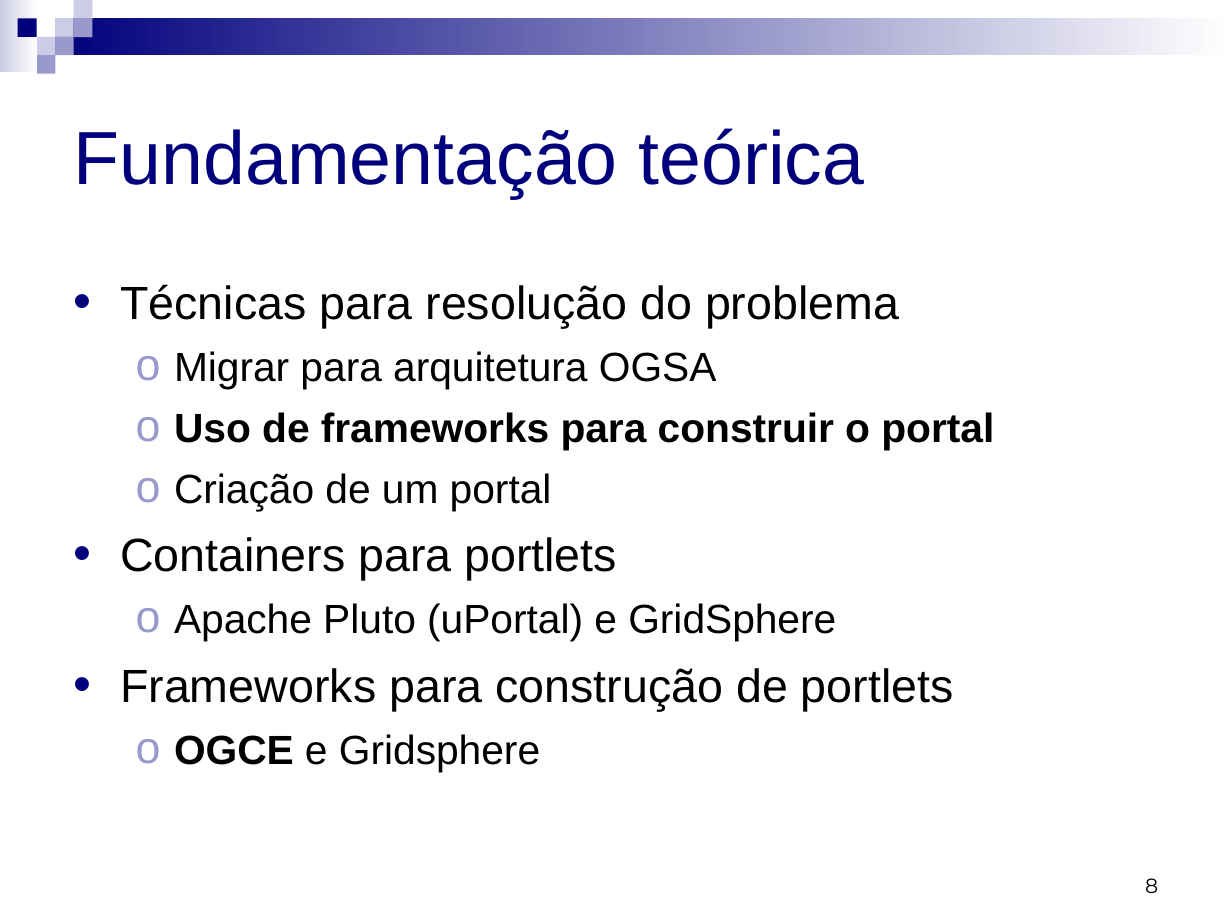
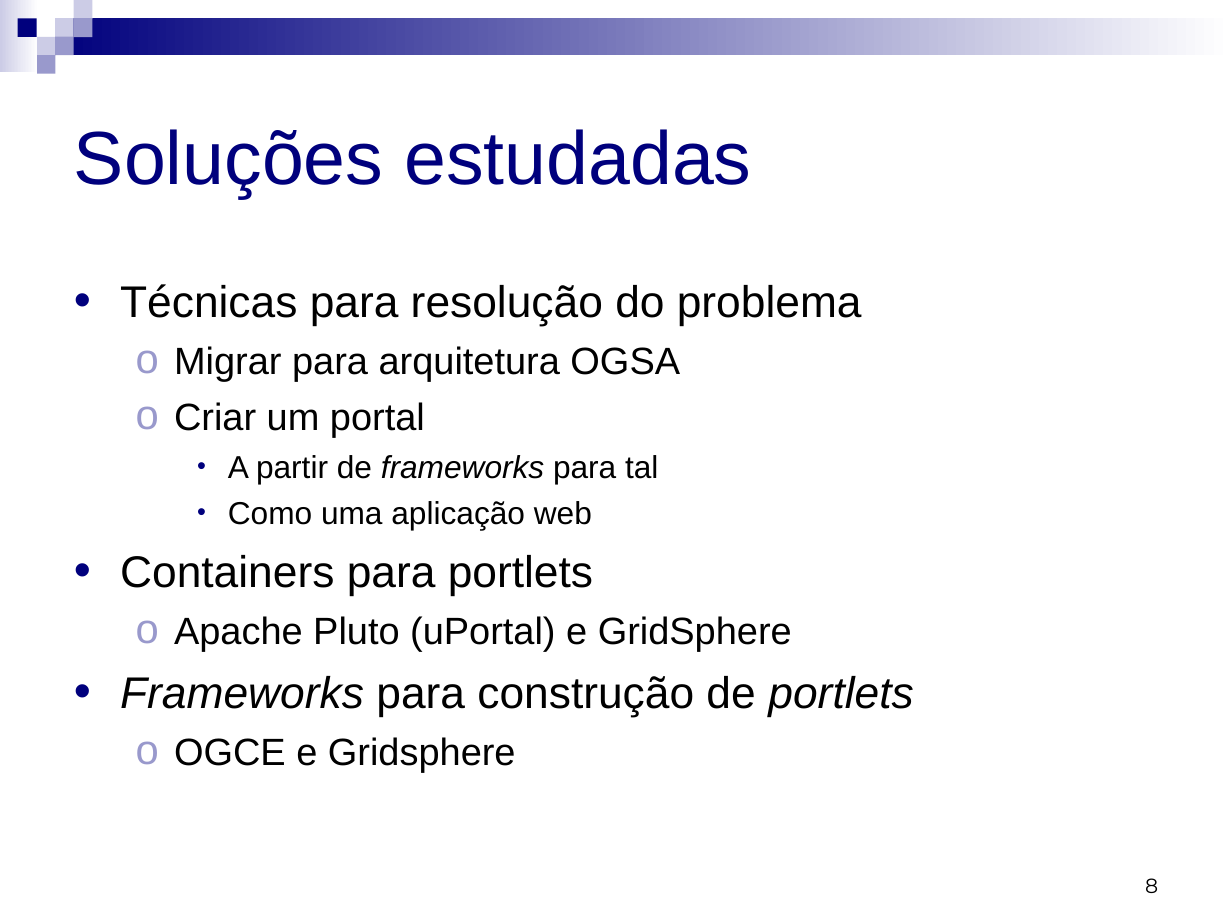
Before and after one commit to micheldavid/tcc-michel, a slide deck: slide 8 of Apresentação/Michel David da Costa - Apresentação.ppt. Drawn at 1232x924 pixels with LibreOffice and Linux fonts; fonts in the diff are those of the drawing. Boxes give left, top, right and bottom in pixels: in the first picture for what was removed or moved away, otherwise in the second. Text is boxed around its words. In the diff, an @@ line names an element or a change of style, - is before the commit and + after.

```diff
--- a/Apresentação/Michel David da Costa - Apresentação.ppt
+++ b/Apresentação/Michel David da Costa - Apresentação.ppt
@@ title at (74, 129, 751, 198): text changed @@
-Fundamentação teórica
+Soluções estudadas
@@ text at (120, 284, 913, 772): size 27.2 to 25.9 pt in "Técnicas para resolução do problema", "Containers para portlets", "Frameworks para construção de portlets"; size 23.8 to 22.2 pt in "Migrar para arquitetura OGSA", "Apache Pluto (uPortal) e GridSphere", "OGCE e Gridsphere"; italic on in "Frameworks portlets"; bold off in "OGCE"; less space between paragraphs @@
@@ text at (174, 402, 658, 530): text changed; size 23.8 to 18.5 pt; bold off @@
-  ο Uso de frameworks para construir o portal
-  ο Criação de um portal
+  ο Criar um portal
+    • A partir de frameworks para tal
+    • Como uma aplicação web
```
Also in this commit, not shown: 11 other slides changed, 5 slides added, 1 slide removed.
